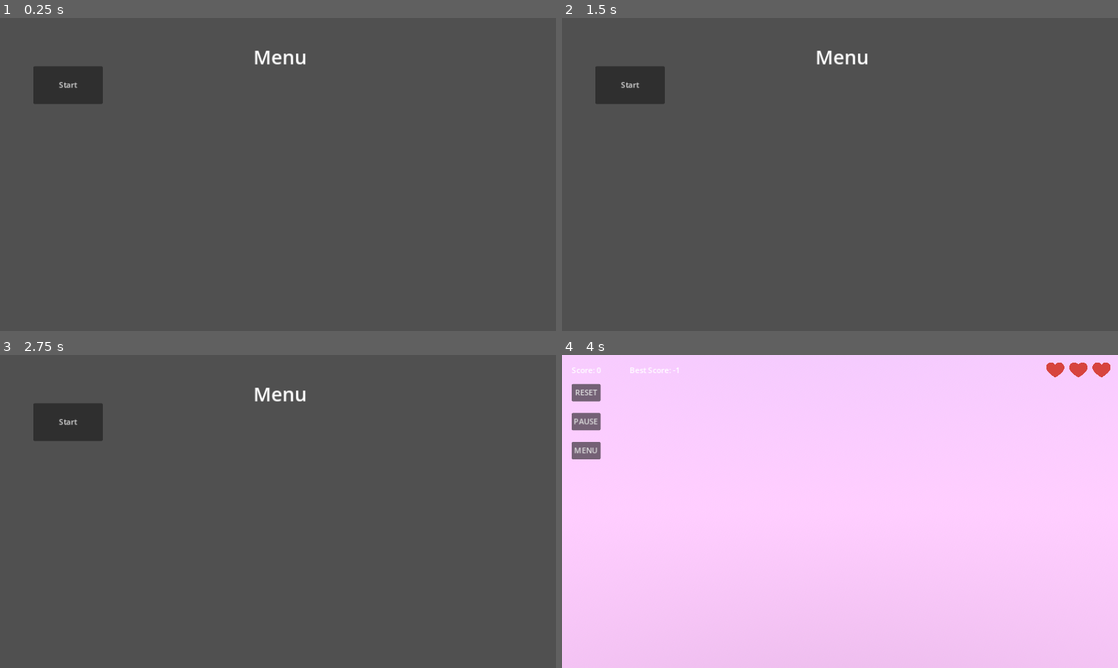
Above: before the commit, frames 1-4 (two rows, left to right).
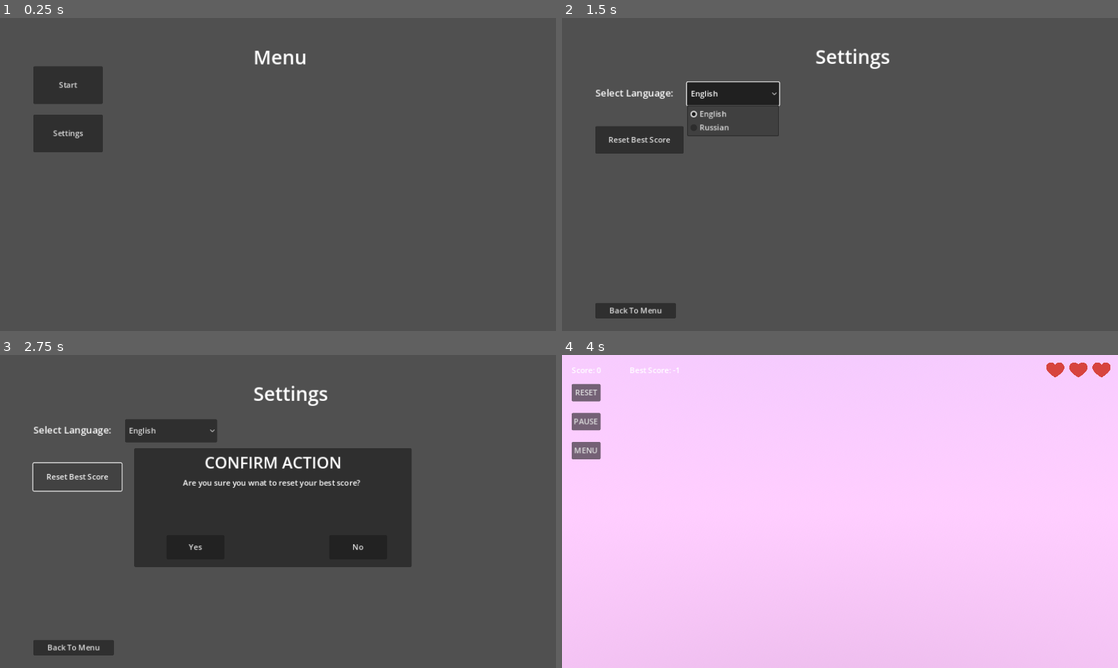
Above: after the commit, the same moments.

Repository: gugdun/donuts
Game: Godot game, scene res://scenes/game.tscn
The game is run twice, just before and just after one commit, with the same random seed, the same clock (stepped at 60 frames per second) and the same inputs.
Inputs (mouse positions are in pixels of both pictures, inside the frame that each line leads up to):
- Up to frame 1 (0.25 s): no input
- Up to frame 2 (1.5 s): click (628, 133) at 0.5 s, where only the run after the commit has a clickable "Settings"; click (734, 93) at 1.25 s, where only the run after the commit has a clickable "English"
- Up to frame 3 (2.75 s): click (77, 477) at 2 s, where only the run after the commit has a clickable "Reset Best Score"
- Up to frame 4 (4 s): click (634, 649) at 2.75 s, where only the run after the commit has a clickable "Back To Menu"; click "Start" at 3.5 s

The runs differ from the first frame. In frame 1, 1.5% of the frame differs, in the area x 6-19%, y 30-43%; in frame 2, 5.3%; in frame 3, 23%, in the area x 5-74%, y 9-96%; in frame 4, nothing differs.

Commit message:
add setting screen #27

Diff:
--- /dev/null
+++ b/scenes/confirmation_modal.tscn
@@ -0,0 +1,78 @@
+[gd_scene load_steps=2 format=3 uid="uid://r72xe0ayj60m"]
+
+[ext_resource type="Script" path="res://scripts/confirmation_modal.gd" id="1_oldkq"]
+
+[node name="confirmation_modal" type="Control"]
+layout_mode = 3
+anchor_left = 0.494
+anchor_top = 0.498
+anchor_right = 0.494
+anchor_bottom = 0.498
+offset_left = -291.088
+offset_top = -129.704
+offset_right = 283.912
+offset_bottom = 116.296
+grow_horizontal = 2
+grow_vertical = 2
+script = ExtResource("1_oldkq")
+
+[node name="background_panel" type="Panel" parent="."]
+layout_mode = 1
+anchors_preset = 15
+anchor_right = 1.0
+anchor_bottom = 1.0
+grow_horizontal = 2
+grow_vertical = 2
+
+[node name="confirmation_modal_label" type="Label" parent="."]
+layout_mode = 1
+anchors_preset = 5
+anchor_left = 0.5
+anchor_right = 0.5
+offset_left = -168.0
+offset_right = 168.0
+offset_bottom = 59.0
+grow_horizontal = 2
+theme_override_font_sizes/font_size = 33
+text = "Confirm Action"
+horizontal_alignment = 1
+vertical_alignment = 1
+uppercase = true
+
+[node name="yes_button" type="Button" parent="."]
+layout_mode = 1
+anchors_preset = 2
+anchor_top = 1.0
+anchor_bottom = 1.0
+offset_left = 67.0
+offset_top = -66.0
+offset_right = 187.0
+offset_bottom = -16.0
+grow_vertical = 0
+text = "Yes"
+
+[node name="no_button" type="Button" parent="."]
+layout_mode = 1
+anchors_preset = 3
+anchor_left = 1.0
+anchor_top = 1.0
+anchor_right = 1.0
+anchor_bottom = 1.0
+offset_left = -171.0
+offset_top = -66.0
+offset_right = -51.0
+offset_bottom = -16.0
+grow_horizontal = 0
+grow_vertical = 0
+text = "No"
+
+[node name="confirmation_info_label" type="Label" parent="."]
+layout_mode = 0
+offset_left = 34.0
+offset_top = 60.0
+offset_right = 536.0
+offset_bottom = 165.0
+horizontal_alignment = 1
+
+[connection signal="pressed" from="yes_button" to="." method="_confirm"]
+[connection signal="pressed" from="no_button" to="." method="_reject"]
--- a/scenes/game.tscn
+++ b/scenes/game.tscn
@@ -10,10 +10,11 @@
 [ext_resource type="Script" path="res://scripts/score_label.gd" id="6_3ugvf"]
 [ext_resource type="Script" path="res://scripts/game_state.gd" id="6_8jga8"]
 [ext_resource type="PackedScene" uid="uid://c68xoboemdf7w" path="res://scenes/donuts/pink_donut.tscn" id="6_i0elt"]
-[ext_resource type="PackedScene" path="res://scenes/hp_container.tscn" id="6_n65nv"]
+[ext_resource type="PackedScene" uid="uid://bhyqrm80u08wx" path="res://scenes/hp_container.tscn" id="6_n65nv"]
 [ext_resource type="PackedScene" uid="uid://bviyripn8ebbq" path="res://scenes/health_point.tscn" id="7_5yfvh"]
 [ext_resource type="Script" path="res://scripts/best_score_label.gd" id="7_n82gt"]
 [ext_resource type="Script" path="res://scripts/reset_button.gd" id="8_2bbsm"]
+[ext_resource type="PackedScene" uid="uid://br0iv1v8wcfkr" path="res://scenes/settings_screen.tscn" id="15_81c7e"]
 [ext_resource type="PackedScene" uid="uid://da4q7tebwwmn4" path="res://scenes/game_over_container.tscn" id="15_y4aio"]
 
 [sub_resource type="ProceduralSkyMaterial" id="ProceduralSkyMaterial_c6ap1"]
@@ -205,6 +206,19 @@
 text = "Start"
 script = ExtResource("6_8jga8")
 
+[node name="settings_button" type="Button" parent="main_menu"]
+process_mode = 3
+layout_mode = 0
+offset_left = 69.0
+offset_top = 200.0
+offset_right = 213.0
+offset_bottom = 278.0
+text = "Settings"
+
+[node name="settings_screen" parent="main_menu" instance=ExtResource("15_81c7e")]
+visible = false
+layout_mode = 1
+
 [node name="game_over_container" parent="." instance=ExtResource("15_y4aio")]
 visible = false
 
@@ -214,5 +228,9 @@
 [connection signal="pressed" from="game_menu/pause_button" to="." method="_pause_game"]
 [connection signal="you_died" from="game_menu/hp_container" to="." method="game_over"]
 [connection signal="pressed" from="main_menu/start_button" to="." method="_start_game"]
+[connection signal="pressed" from="main_menu/settings_button" to="." method="_open_settings_screen"]
+[connection signal="back_to_menu" from="main_menu/settings_screen" to="." method="_back_to_menu"]
+[connection signal="change_language" from="main_menu/settings_screen" to="." method="_change_language"]
+[connection signal="reset_best_score" from="main_menu/settings_screen" to="." method="_reset_best_score"]
 [connection signal="menu" from="game_over_container" to="." method="_open_menu"]
 [connection signal="restart" from="game_over_container" to="." method="_start_game"]
--- /dev/null
+++ b/scenes/settings_screen.tscn
@@ -0,0 +1,73 @@
+[gd_scene load_steps=3 format=3 uid="uid://br0iv1v8wcfkr"]
+
+[ext_resource type="Script" path="res://scripts/settings_screen.gd" id="1_qyef0"]
+[ext_resource type="PackedScene" uid="uid://r72xe0ayj60m" path="res://scenes/confirmation_modal.tscn" id="2_pmufi"]
+
+[node name="settings_screen" type="Control"]
+process_mode = 3
+layout_mode = 3
+anchors_preset = 15
+anchor_right = 1.0
+anchor_bottom = 1.0
+grow_horizontal = 2
+grow_vertical = 2
+script = ExtResource("1_qyef0")
+
+[node name="ColorRect" type="ColorRect" parent="."]
+layout_mode = 1
+anchors_preset = 15
+anchor_right = 1.0
+anchor_bottom = 1.0
+grow_horizontal = 2
+grow_vertical = 2
+color = Color(0.313726, 0.313726, 0.313726, 1)
+
+[node name="OptionButton" type="OptionButton" parent="."]
+layout_mode = 0
+offset_left = 259.0
+offset_top = 133.0
+offset_right = 450.0
+offset_bottom = 181.0
+
+[node name="select_language_label" type="Label" parent="."]
+layout_mode = 0
+offset_left = 69.0
+offset_top = 141.0
+offset_right = 199.0
+offset_bottom = 164.0
+theme_override_font_sizes/font_size = 20
+text = "Select Language:"
+
+[node name="reset_best_score_button" type="Button" parent="."]
+layout_mode = 0
+offset_left = 69.0
+offset_top = 224.0
+offset_right = 252.0
+offset_bottom = 281.0
+text = "Reset Best Score"
+
+[node name="back_to_menu" type="Button" parent="."]
+layout_mode = 0
+offset_left = 69.0
+offset_top = 590.0
+offset_right = 236.0
+offset_bottom = 621.0
+text = "Back To Menu"
+
+[node name="settings_label" type="Label" parent="."]
+layout_mode = 0
+offset_left = 525.0
+offset_top = 52.0
+offset_right = 680.0
+offset_bottom = 107.0
+theme_override_font_sizes/font_size = 40
+text = "Settings"
+
+[node name="confirmation_modal" parent="." instance=ExtResource("2_pmufi")]
+layout_mode = 1
+
+[connection signal="item_selected" from="OptionButton" to="." method="_on_option_button_item_selected"]
+[connection signal="pressed" from="reset_best_score_button" to="." method="_on_reset_score_button_pressed"]
+[connection signal="pressed" from="back_to_menu" to="." method="_on_back_to_menu_pressed"]
+[connection signal="confirm" from="confirmation_modal" to="." method="_confirm_reset_best_score"]
+[connection signal="reject" from="confirmation_modal" to="." method="_close_confirmation_modal"]
--- a/scripts/best_score.gd
+++ b/scripts/best_score.gd
@@ -40,6 +40,11 @@
 	config.set_value(section, key, best_score)
 	config.save(cfg_path)
 
+func reset_best_score() -> void:
+	best_score = 0
+	save_best_score()
+	best_score_incremented.emit(0)
+
 #func update_score_label() -> void:
 	#$"../score_label".text = "Best score: " + str(best_score)
 
--- /dev/null
+++ b/scripts/confirmation_modal.gd
@@ -0,0 +1,16 @@
+extends Control
+
+signal confirm
+signal reject
+
+func _ready():
+	self.visible = false
+
+func set_confirmation_info_label(confirmation_info):
+	$confirmation_info_label.text = confirmation_info
+
+func _confirm():
+	confirm.emit()
+
+func _reject():
+	reject.emit()
--- a/scripts/game.gd
+++ b/scripts/game.gd
@@ -13,6 +13,7 @@
 var pressed: Array[bool] = []
 var points: Array[Array] = []
 var timeout: Array[float] = []
+var locales = {"English" : "en", "Russian" : "ru"}
 
 func _ready() -> void:
 	for i in trails.size():
@@ -80,3 +81,17 @@
 	get_tree().paused = true
 	pause_button.disabled = true
 	$game_over_container.visible = true
+
+func _open_settings_screen():
+	$main_menu/settings_screen.visible = true
+
+
+func _back_to_menu():
+	$main_menu/settings_screen.visible = false
+
+func _change_language(language_label):
+	TranslationServer.set_locale(locales.get(language_label))
+	print(TranslationServer.get_locale())
+
+func _reset_best_score():
+	BestScore.reset_best_score()
--- /dev/null
+++ b/scripts/settings_screen.gd
@@ -0,0 +1,33 @@
+extends Control
+
+@onready var optionButton = $OptionButton
+
+var language_list = ["English", "Russian"]
+var confirmation_text = 'Are you sure you wnat to reset your best score?'
+
+signal reset_best_score
+signal back_to_menu
+signal change_language(language_label)
+
+func _ready():
+	for k in language_list:
+		print(k)
+		optionButton.add_item(k)
+
+func _on_reset_score_button_pressed():
+	$confirmation_modal.visible = true
+	$confirmation_modal.set_confirmation_info_label(confirmation_text)
+
+func _on_option_button_item_selected(index):
+	change_language.emit(language_list[index])
+
+func _on_back_to_menu_pressed():
+	back_to_menu.emit()
+	_close_confirmation_modal()
+
+func _confirm_reset_best_score():
+	reset_best_score.emit()
+	_close_confirmation_modal()
+
+func _close_confirmation_modal():
+	$confirmation_modal.visible = false
Not shown: 1 places in scenes/game.tscn that only renumber resources
